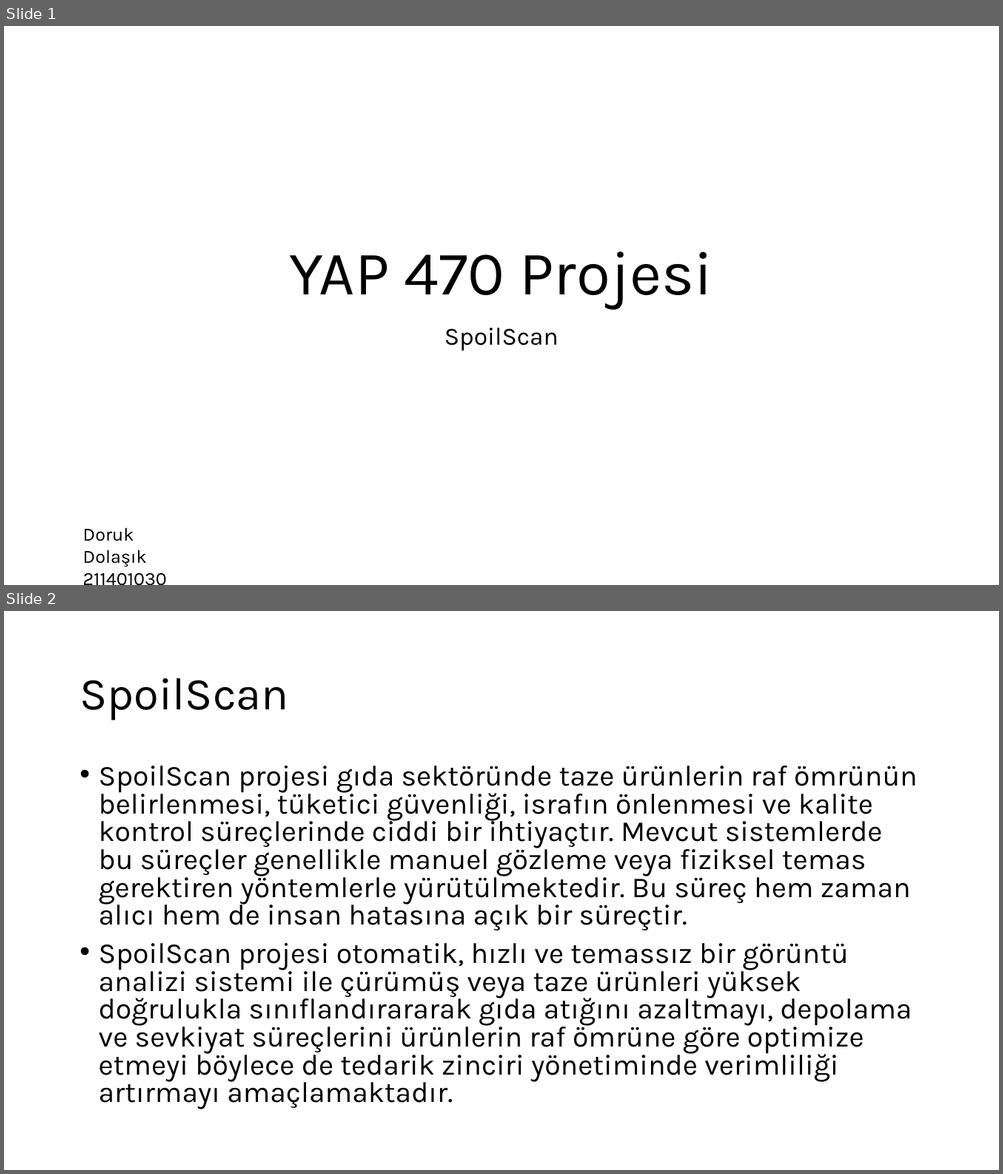
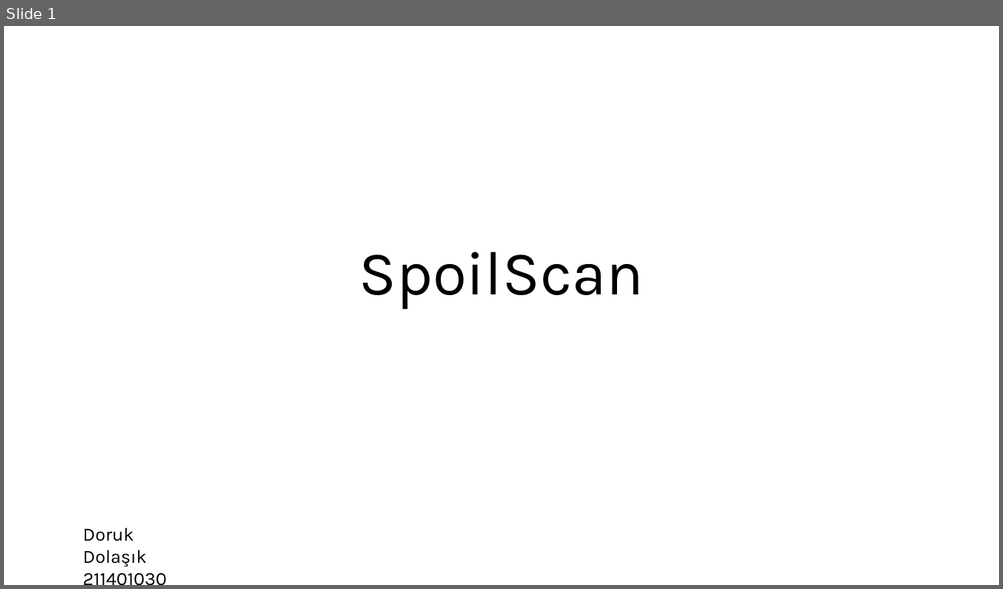
Before and after one commit to dorukdolas/SpoilScanFinal, a slide deck: Sunum.pptx. Shown one above the other, each under a label of ours: slides 1 and 2 before the commit, slide 1 after it. The pictures are 1003x1174 and 1003x589 pixels, drawn with LibreOffice and Linux fonts; fonts in the diff are those of the drawing. Boxes give left, top, right and bottom in pixels: in the first picture for what was removed or moved away, otherwise in the second. Text is boxed around its words. In the diff, an @@ line names an element or a change of style, - is before the commit and + after.

```diff
--- a/Sunum.pptx
+++ b/Sunum.pptx
@@ slide 2 removed at box(4, 611, 999, 1170), background #FFFFFF @@
@@ title removed at box(79, 678, 288, 721) @@
-SpoilScan
@@ text removed at box(99, 766, 917, 1110) @@
-• SpoilScan projesi gıda sektöründe taze ürünlerin raf ömrünün belirlenmesi, tüketici güvenliği, israfın önlenmesi ve kalite kontrol süreçlerinde ciddi bir ihtiyaçtır. Mevcut sistemlerde bu süreçler genellikle manuel gözleme veya fiziksel temas gerektiren yöntemlerle yürütülmektedir. Bu süreç hem zaman alıcı hem de insan hatasına açık bir süreçtir.
-• SpoilScan projesi otomatik, hızlı ve temassız bir görüntü analizi sistemi ile çürümüş veya taze ürünleri yüksek doğrulukla sınıflandırararak gıda atığını azaltmayı, depolama ve sevkiyat süreçlerini ürünlerin raf ömrüne göre optimize etmeyi böylece de tedarik zinciri yönetiminde verimliliği artırmayı amaçlamaktadır.
@@ slide 1 changed as well @@
@@ title at box(358, 252, 643, 309): text changed @@
-YAP 470 Projesi
+SpoilScan
@@ subtitle removed at box(444, 328, 558, 351) @@
-SpoilScan
```
Also in this commit, not shown: 6 slides added, 4 other slides removed, 3 other files.
